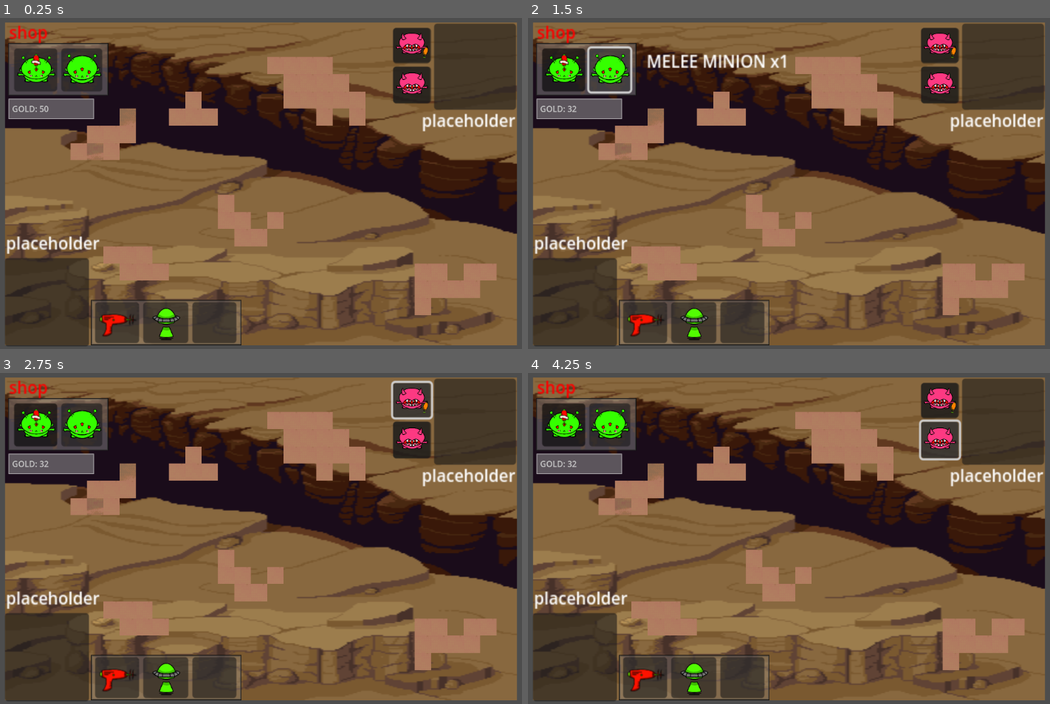
Above: before the commit, frames 1-4 (two rows, left to right).
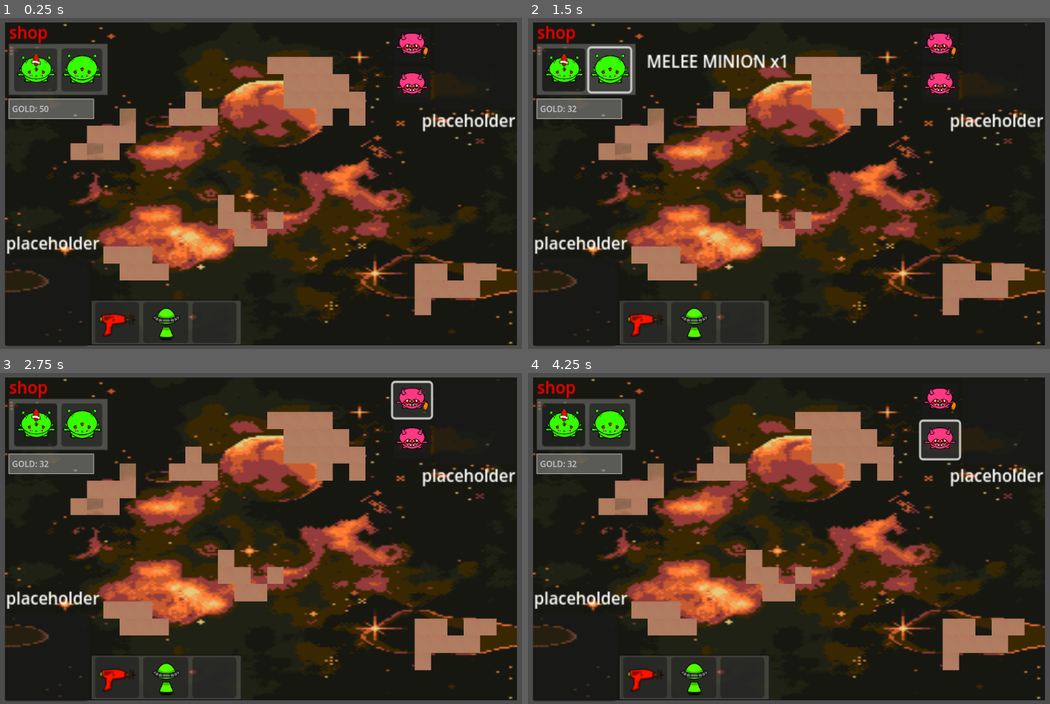
Above: after the commit, the same moments.

Repository: holonkai/GAMEJAM
Game: Godot game, scene res://GAMEJAM-main/main-ui/node_2d.tscn
The game is run twice, just before and just after one commit, with the same random seed, the same clock (stepped at 60 frames per second) and the same inputs.
Inputs (mouse positions are in pixels of both pictures, inside the frame that each line leads up to):
- Up to frame 1 (0.25 s): no input
- Up to frame 2 (1.5 s): click "R" at 0.5 s; click "M" at 1.25 s
- Up to frame 3 (2.75 s): click (412, 399) at 2 s
- Up to frame 4 (4.25 s): click "BAD RANGE MINION" at 2.75 s; click (940, 439) at 3.5 s

The runs differ from the first frame. In frame 1, 72% of the frame differs, in the area x 0-100%, y 1-99%; in frame 2, 72%; in frame 3, 72%; in frame 4, 72%.

Commit message:
backgrounds(?)

Diff:
--- a/GAMEJAM-main/main-ui/node_2d.tscn
+++ b/GAMEJAM-main/main-ui/node_2d.tscn
@@ -2,7 +2,7 @@
 
 [ext_resource type="Script" uid="uid://vewhlig5jmkf" path="res://Scripts/main_ui.gd" id="1_0hol4"]
 [ext_resource type="Texture2D" uid="uid://d02xfdehptq5l" path="res://GAMEJAM-main/main-ui/mars-dunes-8col-16bit565-2.png" id="1_wtcfe"]
-[ext_resource type="Texture2D" uid="uid://5soa0xn4qsb3" path="res://GAMEJAM-main/main-ui/desert-backgorund.png" id="3_epypp"]
+[ext_resource type="Texture2D" uid="uid://cgtgts1ssqnq4" path="res://Sprites/Space Background.png" id="2_o3b0i"]
 [ext_resource type="Texture2D" uid="uid://dl7bjjn15numn" path="res://Sprites/onfieldmeleeminionfriend.png" id="3_og6uj"]
 [ext_resource type="Texture2D" uid="uid://ccbkgeuj0a76y" path="res://Sprites/newfriendrangeminion.png" id="3_wu8e6"]
 [ext_resource type="Texture2D" uid="uid://dedlfaugd2u5j" path="res://Sprites/bigguyonfieldrangeminion.png" id="4_1yk3q"]
@@ -375,7 +375,7 @@
 grow_horizontal = 2
 grow_vertical = 2
 scale = Vector2(1, 1.05263)
-texture = ExtResource("3_epypp")
+texture = ExtResource("2_o3b0i")
 
 [node name="LittleGuyEconomy" type="Panel" parent="mainUI/background"]
 layout_mode = 1
Binary file added: Sprites/Space Background.png
Not shown, added: Sprites/Space Background.png.import
